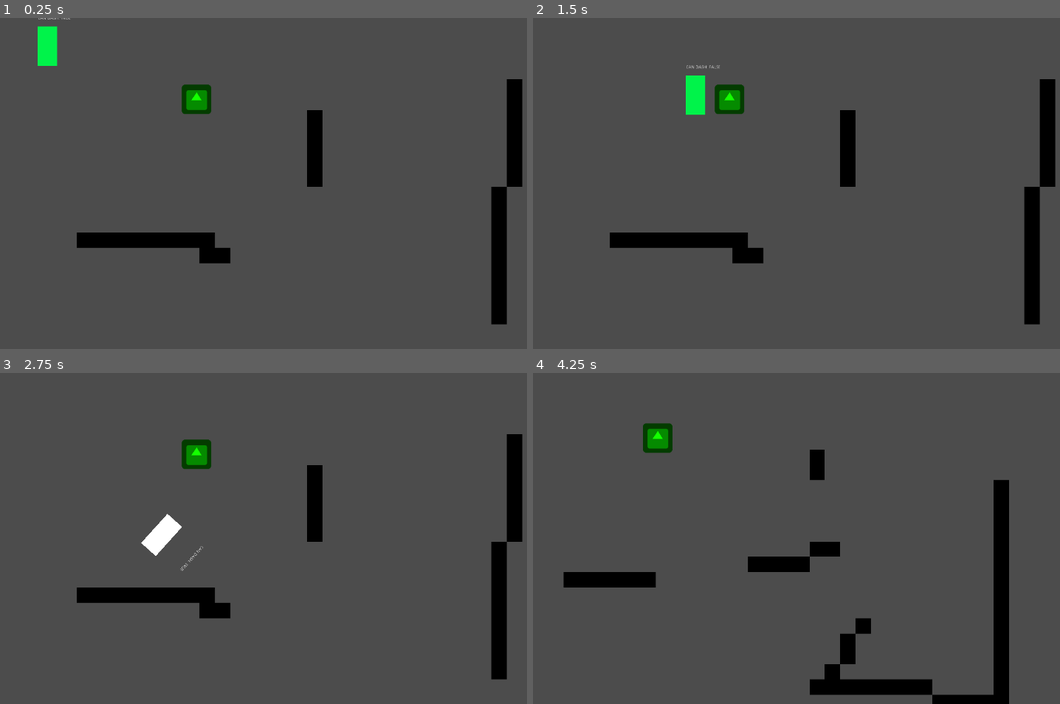
Above: before the commit, frames 1-4 (two rows, left to right).
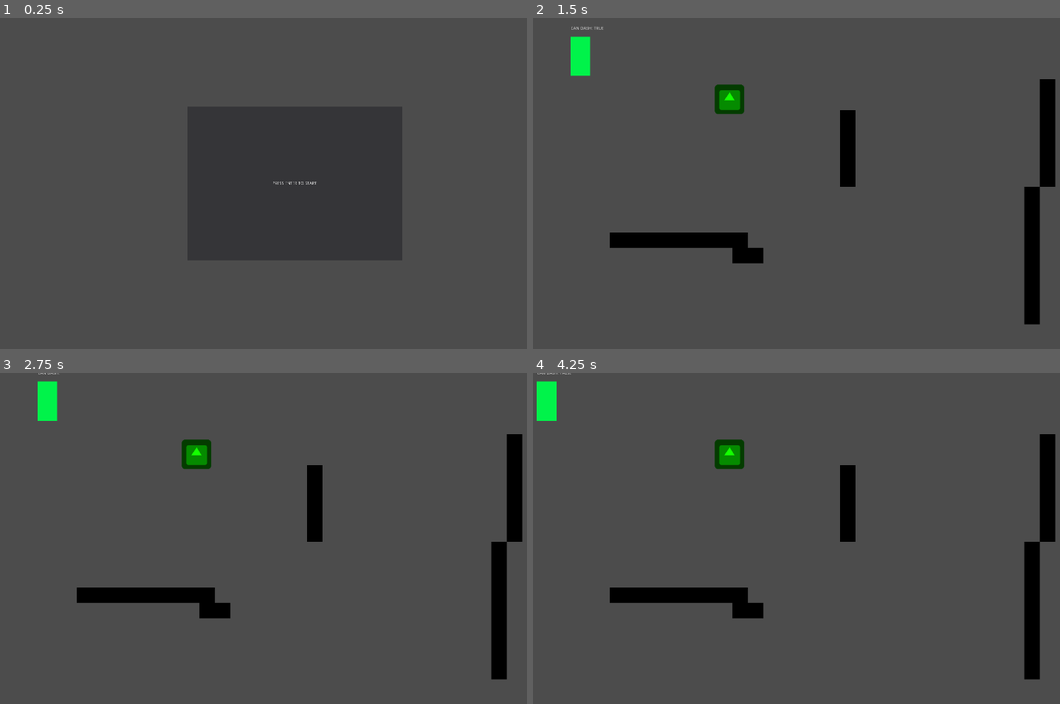
Above: after the commit, the same moments.

Repository: Develarooio/dont-be-a-sheep
Game: Godot game, scene res://Root.tscn
The game is run twice, just before and just after one commit, with the same random seed, the same clock (stepped at 60 frames per second) and the same inputs. The engine's default icon, where the game draws it, is replaced by a stand-in: a white triangle on a blue panel in a dark square.
Inputs:
- Up to frame 1 (0.25 s): no input
- Up to frame 2 (1.5 s): tap Enter (ui_accept) at 0.5 s; hold Right (move_right) 0.53-1.28 s; hold Enter (ui_accept) 0.53-1.28 s; hold Down (move_down) from 1.28 s (still down); tap Space (dash) at 1.35 s
- Up to frame 3 (2.75 s): tap Enter (ui_accept) at 1.52, 1.55, 1.82 s; release Down (move_down) at 2.03 s; hold Right (move_right) from 2.03 s (still down); hold Enter (ui_accept) from 2.03 s (still down); tap Ctrl (toggle_form) at 2.1 s
- Up to frame 4 (4.25 s): release Right (move_right) at 2.78 s; release Enter (ui_accept) at 2.78 s; hold Up (move_up) 2.78-3.53 s; tap Enter (ui_accept) at 2.85, 3.02, 3.32, 3.77, 3.8, 4.07 s; hold Left (move_left) from 3.53 s (still down); hold Space (dash) from 3.53 s (still down)

The runs differ from the first frame. In frame 1, 5.5% of the frame differs, in the area x 7-100%, y 0-93%; in frame 2, 1.0%; in frame 3, 0.9%; in frame 4, 12%, in the area x 0-100%, y 0-100%.

Commit message:
add messages

Diff:
--- a/Root.gd
+++ b/Root.gd
@@ -5,13 +5,19 @@
 var current_level_node
 
 func _ready():
-	switch_level(1)
+	game_start()
 	pass
 
-#func _process(delta):
-#	# Called every frame. Delta is time since last frame.
-#	# Update game logic here.
-#	pass
+func _process(delta):
+	if Input.is_action_pressed("ui_accept"):
+		#Game start
+		switch_level(1)
+		hide_message()
+		#Switch level
+		#Game Over
+
+func game_start():
+	show_message("press enter to start")
 
 func _game_over_win():
 	switch_level(current_level + 1)
@@ -26,3 +32,10 @@
 
 func get_level_resource_path(level_int):
 	return level_directory % (level_int)
+
+func show_message(message):
+	$UI/MessageBox.set_message(message)
+	$UI/MessageBox.visible = true
+
+func hide_message():
+	$UI/MessageBox.visible = false
--- a/Root.tscn
+++ b/Root.tscn
@@ -1,7 +1,18 @@
-[gd_scene load_steps=2 format=2]
+[gd_scene load_steps=3 format=2]
 
 [ext_resource path="res://Root.gd" type="Script" id=1]
+[ext_resource path="res://UI/MessageBox.tscn" type="PackedScene" id=2]
 
 [node name="Root" type="Node2D" index="0"]
 
 script = ExtResource( 1 )
+
+[node name="UI" type="CanvasLayer" parent="." index="0"]
+
+layer = 1
+offset = Vector2( 0, 0 )
+rotation = 0.0
+scale = Vector2( 1, 1 )
+transform = Transform2D( 1, 0, 0, 1, 0, 0 )
+
+[node name="MessageBox" parent="UI" index="0" instance=ExtResource( 2 )]
--- /dev/null
+++ b/UI.gd
@@ -0,0 +1,18 @@
+extends CanvasLayer
+
+# class member variables go here, for example:
+# var a = 2
+# var b = "textvar"
+
+func _ready():
+	# Called every time the node is added to the scene.
+	# Initialization here
+	pass
+
+#func _process(delta):
+#	# Called every frame. Delta is time since last frame.
+#	# Update game logic here.
+#	pass
+
+func set_message(message):
+	pass
--- /dev/null
+++ b/UI.tscn
@@ -0,0 +1,49 @@
+[gd_scene load_steps=2 format=2]
+
+[ext_resource path="res://UI.gd" type="Script" id=1]
+
+[node name="UI" type="CanvasLayer" index="0"]
+
+layer = 1
+offset = Vector2( 0, 0 )
+rotation = 0.0
+scale = Vector2( 1, 1 )
+transform = Transform2D( 1, 0, 0, 1, 0, 0 )
+script = ExtResource( 1 )
+
+[node name="Panel" type="Panel" parent="." index="0"]
+
+anchor_left = 0.0
+anchor_top = 0.0
+anchor_right = 0.0
+anchor_bottom = 0.0
+margin_right = 40.0
+margin_bottom = 40.0
+rect_pivot_offset = Vector2( 0, 0 )
+rect_clip_content = false
+mouse_filter = 0
+mouse_default_cursor_shape = 0
+size_flags_horizontal = 1
+size_flags_vertical = 1
+_sections_unfolded = [ "Size Flags" ]
+
+[node name="Message" type="Label" parent="Panel" index="0"]
+
+anchor_left = 0.0
+anchor_top = 0.0
+anchor_right = 0.0
+anchor_bottom = 0.0
+margin_right = 90.0
+margin_bottom = 14.0
+rect_pivot_offset = Vector2( 0, 0 )
+rect_clip_content = false
+mouse_filter = 2
+mouse_default_cursor_shape = 0
+size_flags_horizontal = 1
+size_flags_vertical = 4
+text = "THIS IS A TEST"
+uppercase = true
+percent_visible = 1.0
+lines_skipped = 0
+max_lines_visible = -1
+_sections_unfolded = [ "Visibility" ]
--- /dev/null
+++ b/UI/MessageBox.gd
@@ -0,0 +1,18 @@
+extends Control
+
+# class member variables go here, for example:
+# var a = 2
+# var b = "textvar"
+
+func _ready():
+	# Called every time the node is added to the scene.
+	# Initialization here
+	pass
+
+#func _process(delta):
+#	# Called every frame. Delta is time since last frame.
+#	# Update game logic here.
+#	pass
+
+func set_message(message):
+	$Container/CenterContainer/Label.text = message
--- /dev/null
+++ b/UI/MessageBox.tscn
@@ -0,0 +1,98 @@
+[gd_scene load_steps=2 format=2]
+
+[ext_resource path="res://UI/MessageBox.gd" type="Script" id=1]
+
+[node name="MessageBox" type="Control"]
+
+visible = false
+anchor_left = 0.0
+anchor_top = 0.0
+anchor_right = 1.0
+anchor_bottom = 1.0
+rect_pivot_offset = Vector2( 0, 0 )
+rect_clip_content = false
+mouse_filter = 0
+mouse_default_cursor_shape = 0
+size_flags_horizontal = 1
+size_flags_vertical = 1
+script = ExtResource( 1 )
+
+[node name="Container" type="Container" parent="." index="0"]
+
+anchor_left = 0.5
+anchor_top = 0.5
+anchor_right = 0.5
+anchor_bottom = 0.5
+margin_left = -20.0
+margin_top = -20.0
+margin_right = 20.0
+margin_bottom = 20.0
+rect_pivot_offset = Vector2( 0, 0 )
+rect_clip_content = false
+mouse_filter = 0
+mouse_default_cursor_shape = 0
+size_flags_horizontal = 1
+size_flags_vertical = 1
+
+[node name="Panel" type="Panel" parent="Container" index="0"]
+
+modulate = Color( 1, 1, 1, 0.588235 )
+anchor_left = 0.5
+anchor_top = 0.5
+anchor_right = 0.5
+anchor_bottom = 0.5
+margin_left = -350.0
+margin_top = -250.0
+margin_right = 350.0
+margin_bottom = 250.0
+rect_pivot_offset = Vector2( 0, 0 )
+rect_clip_content = false
+mouse_filter = 0
+mouse_default_cursor_shape = 0
+size_flags_horizontal = 1
+size_flags_vertical = 1
+_sections_unfolded = [ "Visibility" ]
+
+[node name="CenterContainer" type="CenterContainer" parent="Container" index="1"]
+
+anchor_left = 0.5
+anchor_top = 0.5
+anchor_right = 0.5
+anchor_bottom = 0.5
+margin_left = -125.5
+margin_top = -20.0
+margin_right = 125.5
+margin_bottom = 20.0
+rect_pivot_offset = Vector2( 0, 0 )
+rect_clip_content = false
+mouse_filter = 0
+mouse_default_cursor_shape = 0
+size_flags_horizontal = 1
+size_flags_vertical = 1
+use_top_left = false
+
+[node name="Label" type="Label" parent="Container/CenterContainer" index="0"]
+
+anchor_left = 0.0
+anchor_top = 0.0
+anchor_right = 0.0
+anchor_bottom = 0.0
+margin_left = 38.0
+margin_right = 212.0
+margin_bottom = 48.0
+rect_pivot_offset = Vector2( 0, 0 )
+rect_clip_content = false
+mouse_filter = 2
+mouse_default_cursor_shape = 0
+size_flags_horizontal = 1
+size_flags_vertical = 4
+text = "Game Over!
+
+Press Enter to continue"
+align = 1
+valign = 1
+uppercase = true
+percent_visible = 1.0
+lines_skipped = 0
+max_lines_visible = -1
+_sections_unfolded = [ "Visibility" ]
